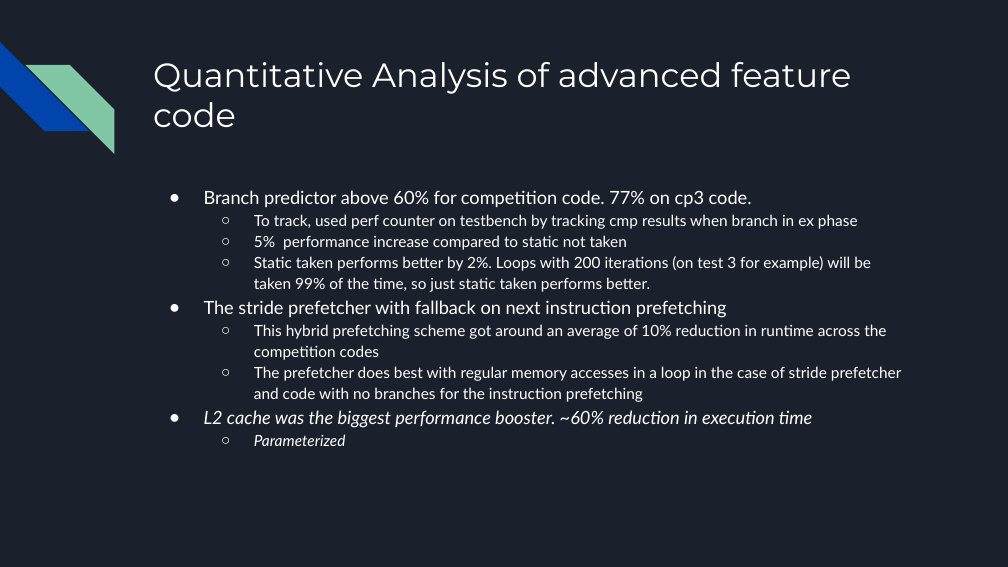
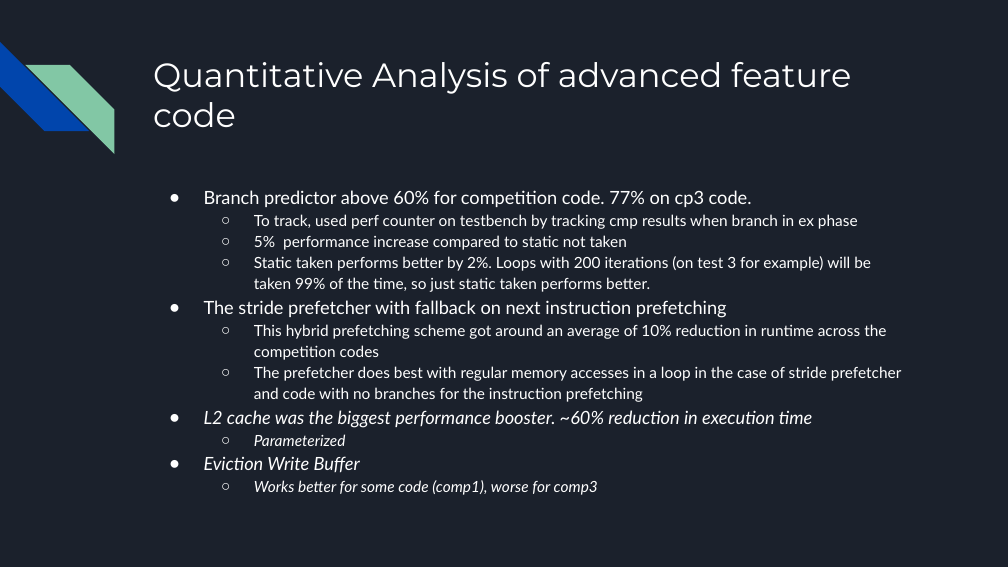
Before and after one commit to ethanj0hn/411Final, a slide deck: slide 3 of mp4/finalppt.pptx. Drawn at 1008x567 pixels with LibreOffice and Linux fonts; fonts in the diff are those of the drawing. Boxes give left, top, right and bottom in pixels: in the first picture for what was removed or moved away, otherwise in the second. Text is boxed around its words. In the diff, an @@ line names an element or a change of style, - is before the commit and + after.

```diff
--- a/mp4/finalppt.pptx
+++ b/mp4/finalppt.pptx
@@ text at box(204, 456, 598, 495): paragraphs added @@
+● Eviction Write Buffer
+  ○ Works better for some code (comp1), worse for comp3
```
Also in this commit, not shown: 1 other file.
